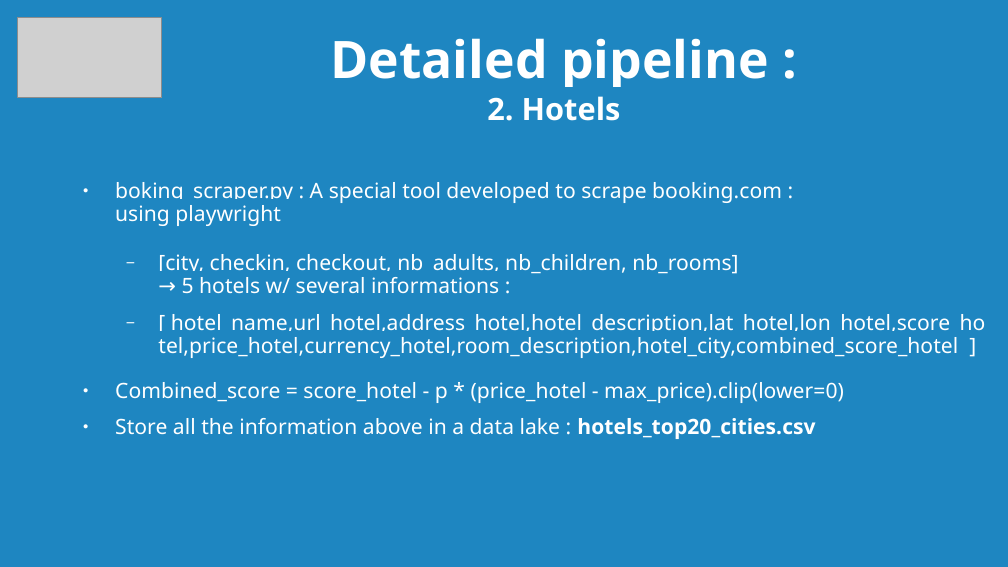
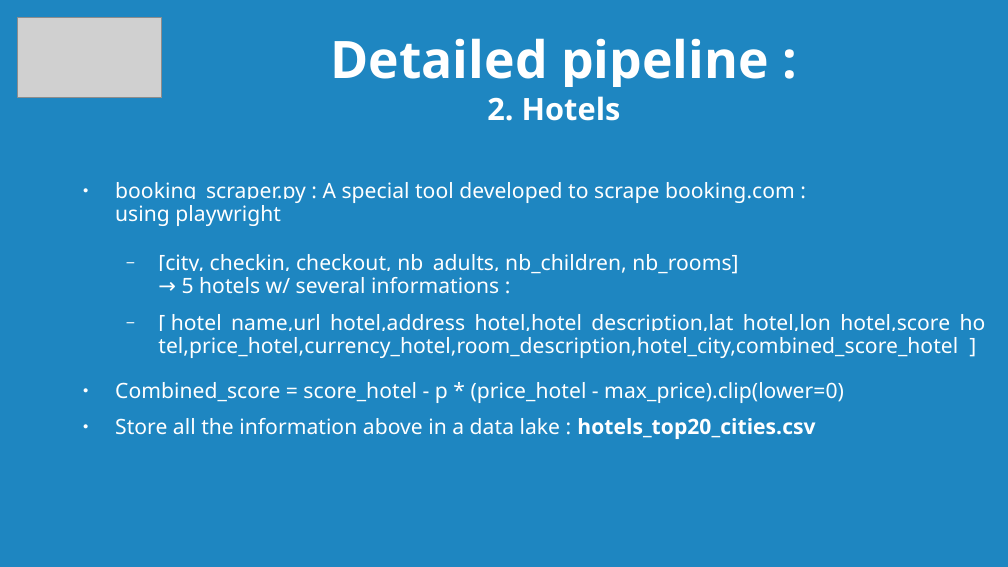
Before and after one commit to cyrilbraguy/Bl1_kayak, a slide deck: slide 4 of zz_doc/braguy_CDSD_block1_kayak.odp. Drawn at 1008x567 pixels with LibreOffice and Linux fonts; fonts in the diff are those of the drawing; grey boxes stand for pictures. Boxes give left, top, right and bottom in pixels: in the first picture for what was removed or moved away, otherwise in the second. Text is boxed around its words. In the diff, an @@ line names an element or a change of style, - is before the commit and + after.

```diff
--- a/zz_doc/braguy_CDSD_block1_kayak.odp
+++ b/zz_doc/braguy_CDSD_block1_kayak.odp
@@ text at <box>115,182,795,226</box>: text changed @@
-● boking_scraper.py : A special tool developed to scrape booking.com :
-  using playwright
+● booking_scraper.py : A special tool developed to scrape booking.com :
+  using playwright
```
Also in this commit, not shown: 1 other slide changed, 1 other file.
